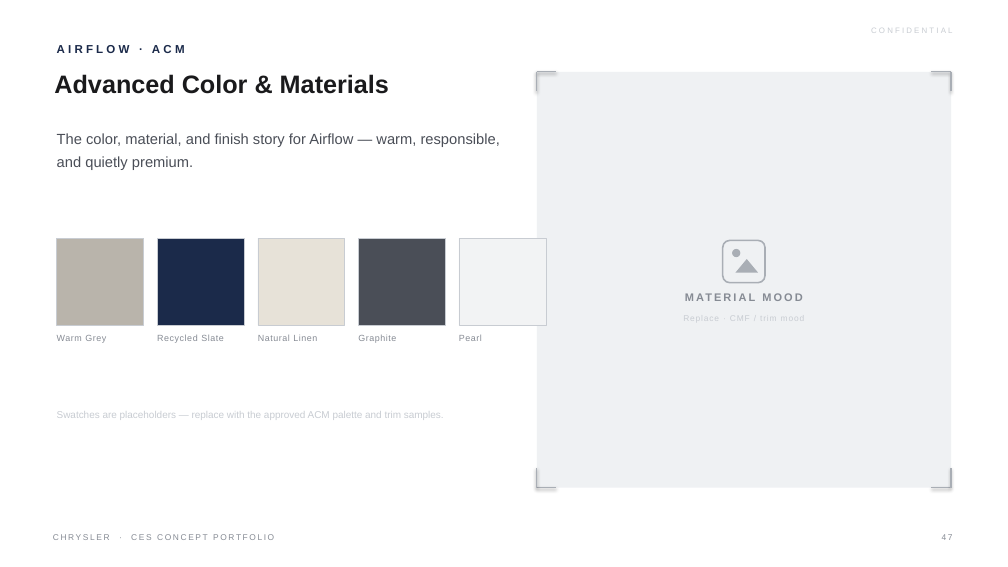
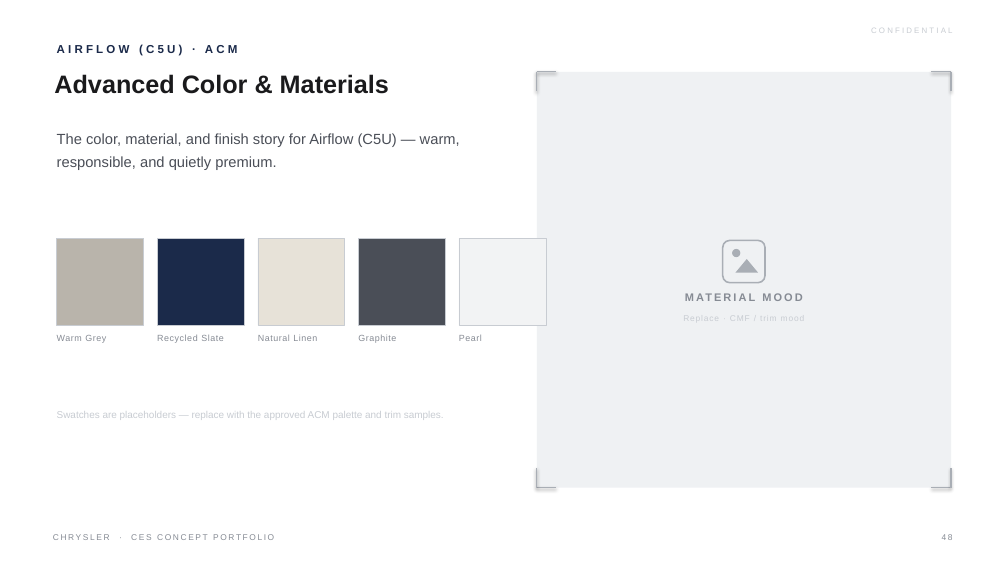
Before and after one commit to LG-Succe55/CLAUDE, a slide deck: slide 48 of Chrysler_CES_Concept_Portfolio.pptx (slide 47 before the commit). Drawn at 1008x567 pixels with LibreOffice and Linux fonts; fonts in the diff are those of the drawing. Boxes give left, top, right and bottom in pixels: in the first picture for what was removed or moved away, otherwise in the second. Text is boxed around its words. In the diff, an @@ line names an element or a change of style, - is before the commit and + after.

```diff
--- a/Chrysler_CES_Concept_Portfolio.pptx
+++ b/Chrysler_CES_Concept_Portfolio.pptx
@@ text at (x1=57, y1=44, x2=238, y2=56): text changed @@
-AIRFLOW · ACM
+AIRFLOW (C5U) · ACM
@@ text at (x1=57, y1=133, x2=460, y2=170): text changed @@
-The color, material, and finish story for Airflow — warm, responsible, and quietly premium.
+The color, material, and finish story for Airflow (C5U) — warm, responsible, and quietly premium.
```
Also in this commit, not shown: 37 other slides changed, 2 slides added, 1 slide removed, 1 other file.
